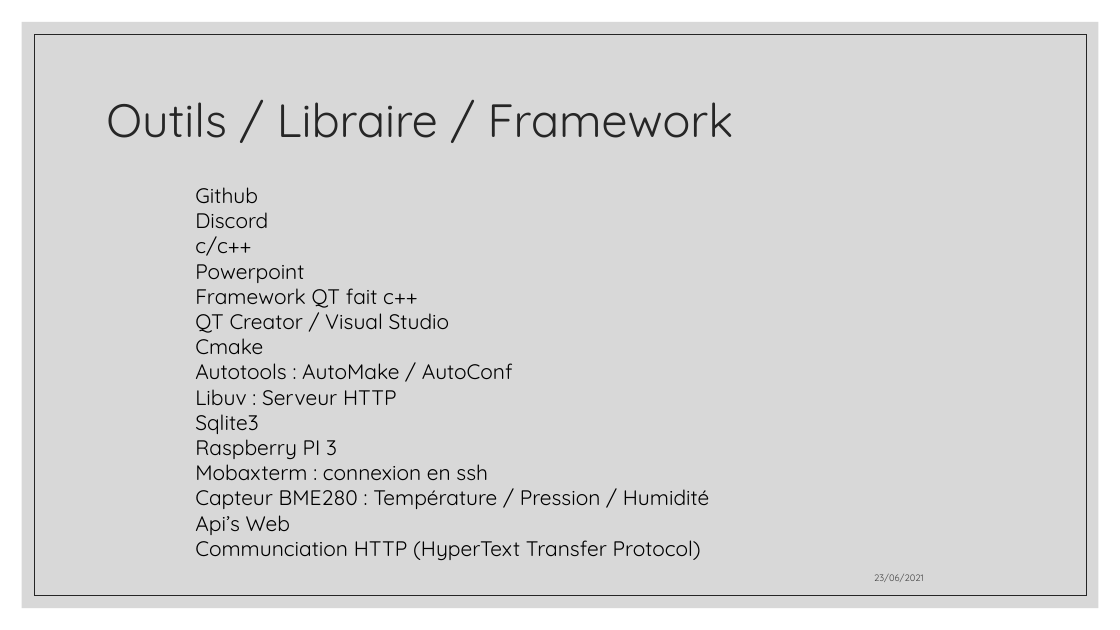
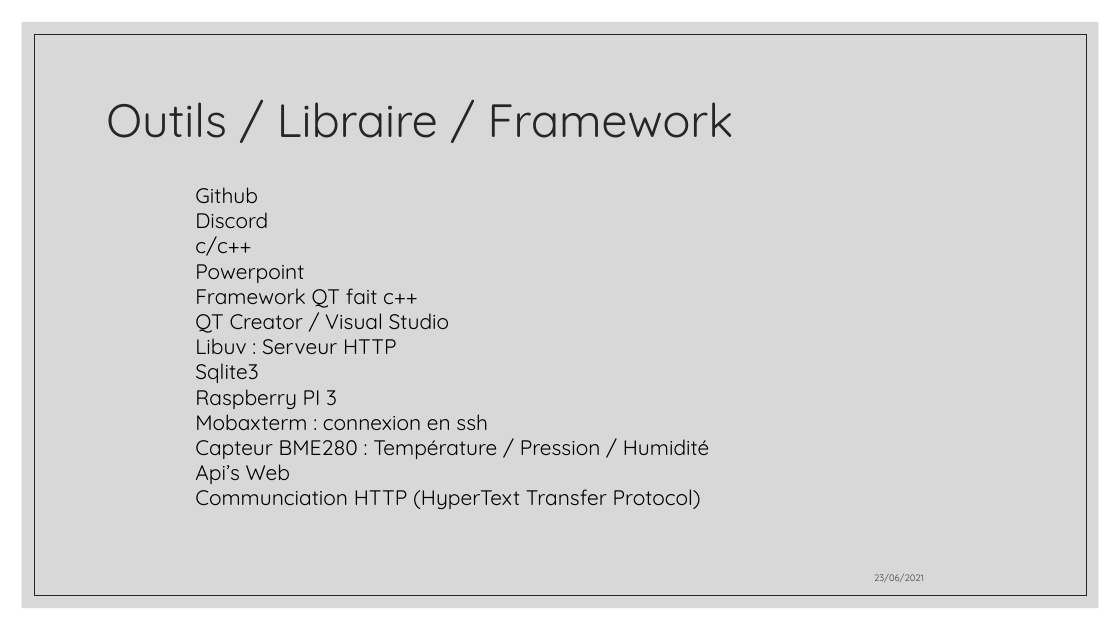
Before and after one commit to aiekick/ProjectStationMeteo, a slide deck: slide 17 of doc/StationMeteo_Soutenance_Stephane.pptx. Drawn at 1120x630 pixels with LibreOffice and Linux fonts; fonts in the diff are those of the drawing. Boxes give left, top, right and bottom in pixels: in the first picture for what was removed or moved away, otherwise in the second. Text is boxed around its words. In the diff, an @@ line names an element or a change of style, - is before the commit and + after.

```diff
--- a/doc/StationMeteo_Soutenance_Stephane.pptx
+++ b/doc/StationMeteo_Soutenance_Stephane.pptx
@@ text at [195, 338, 513, 379]: paragraphs removed @@
-Cmake
-Autotools : AutoMake / AutoConf
```
Also in this commit, not shown: 7 other slides changed, 15 slides added, 6 slides removed, 1 other file.
